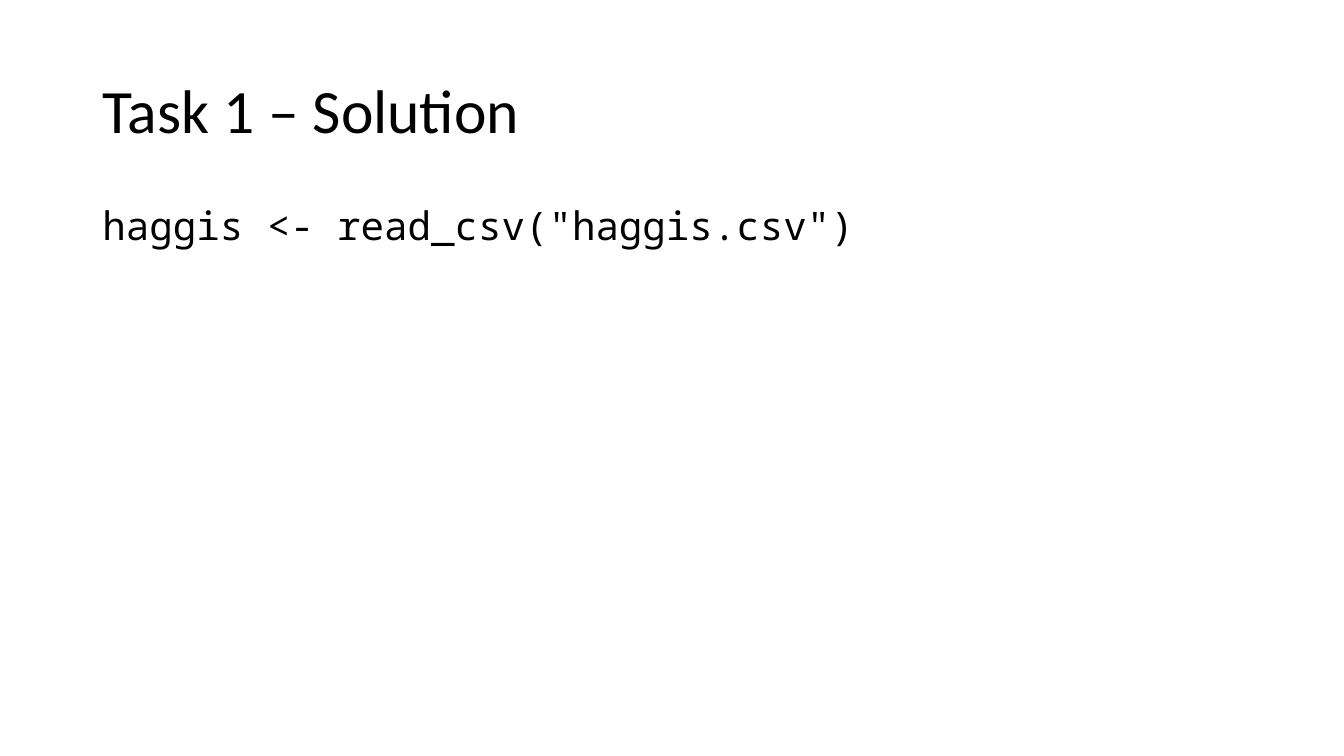
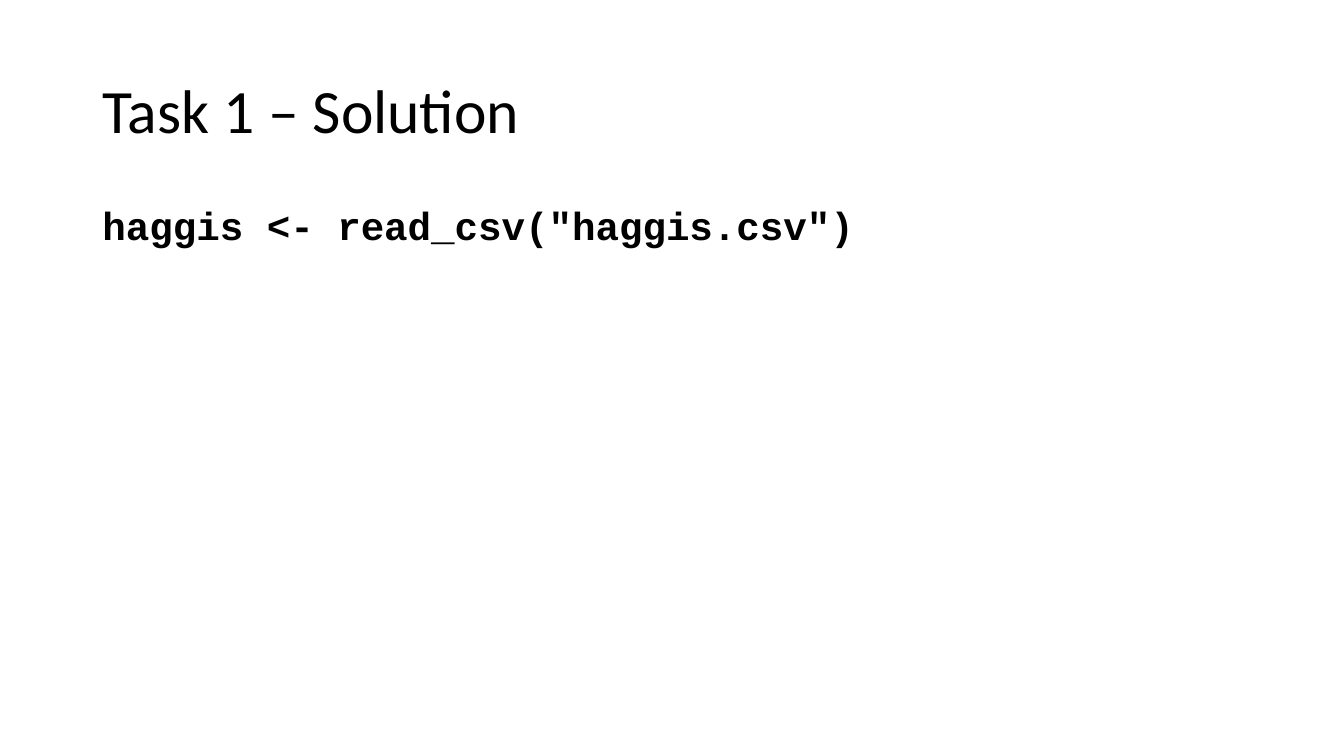
Before and after one commit to PsyTeachR/hack-your-data, a slide deck: slide 29 of files/quant-data-vis/Quantitative_Data_Visualisation.pptx. Drawn at 1344x756 pixels with LibreOffice and Linux fonts; fonts in the diff are those of the drawing; background and template pictures are left out. Boxes give left, top, right and bottom in pixels: in the first picture for what was removed or moved away, otherwise in the second. Text is boxed around its words. In the diff, an @@ line names an element or a change of style, - is before the commit and + after.

Commit message:
use courier new as monospace code font

```diff
--- a/files/quant-data-vis/Quantitative_Data_Visualisation.pptx
+++ b/files/quant-data-vis/Quantitative_Data_Visualisation.pptx
@@ text "haggis <- read_csv("haggis.csv")" at [102,212,854,249]: font Noto Sans Mono to Courier New, bold on; less space between paragraphs @@
```
Also in this commit, not shown: 34 other slides changed.
